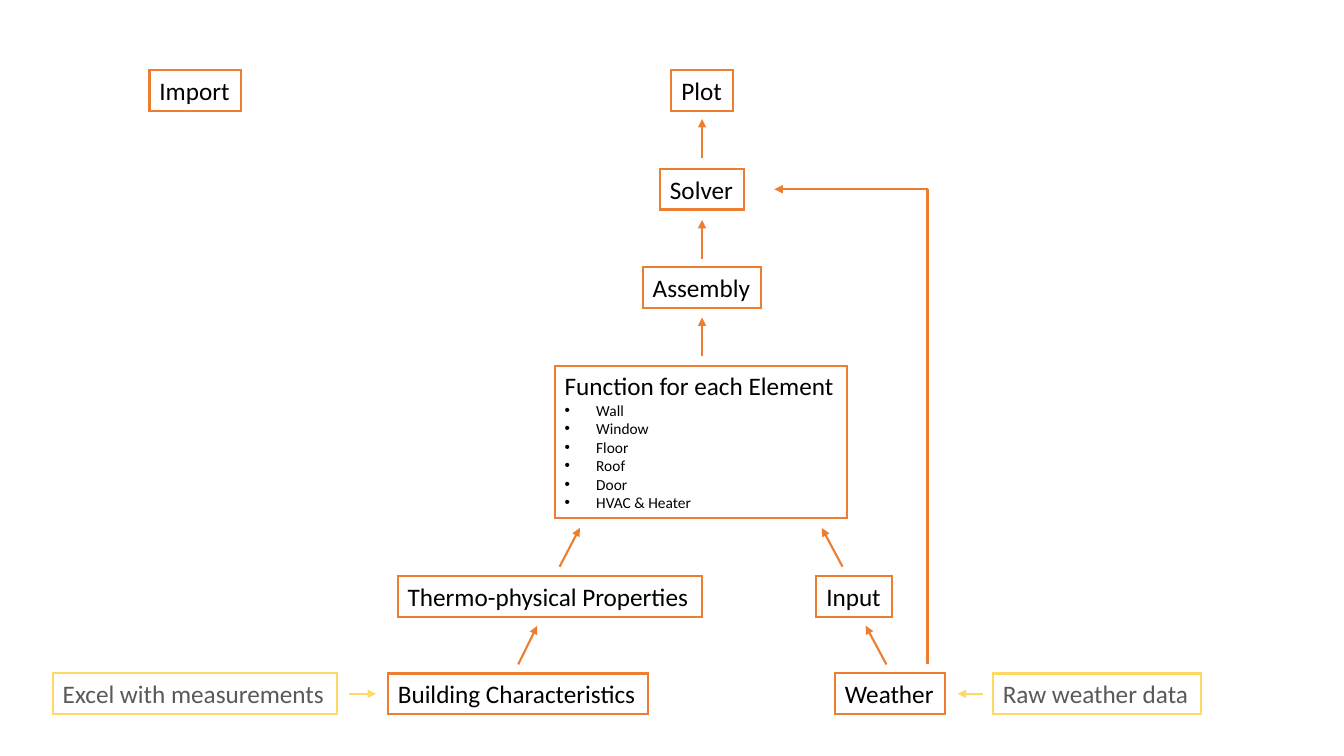
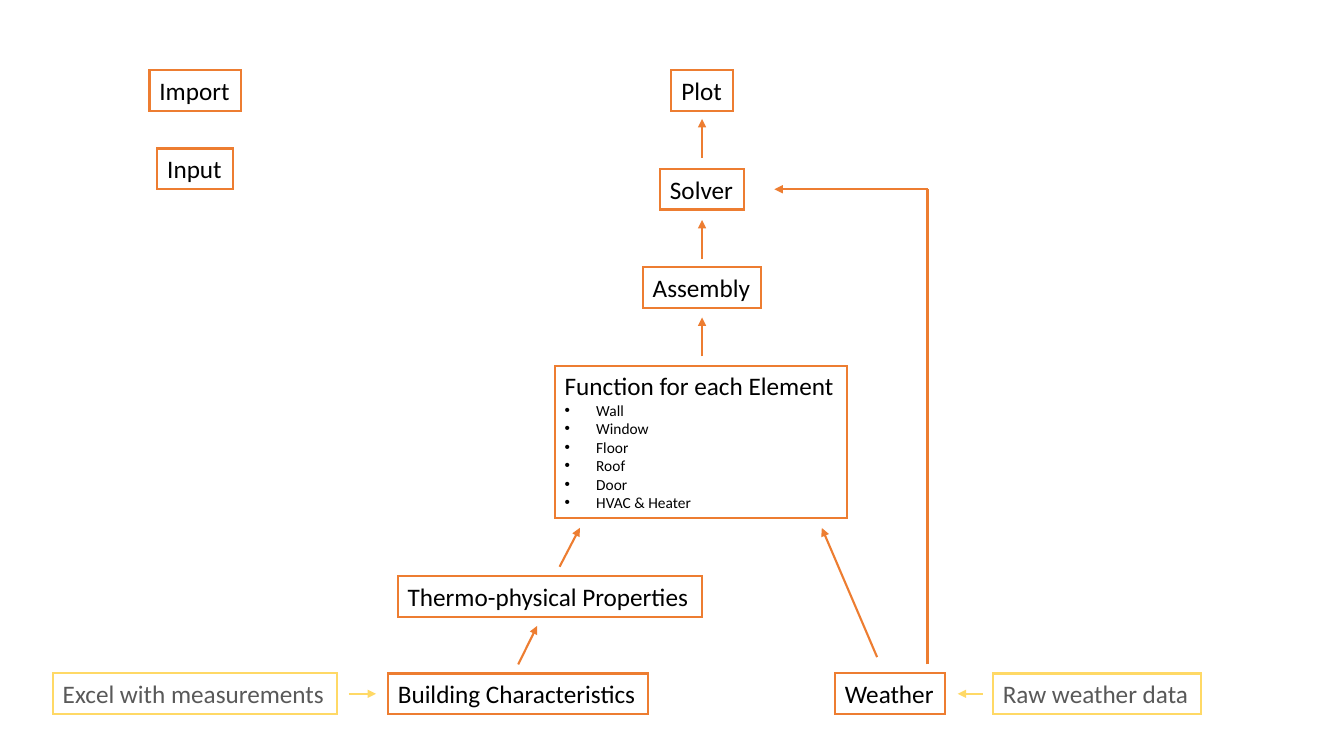
Before and after one commit to regevell/DMBEM-project, a slide deck: slide 1 of DMBEM_code_structure.pptx. Drawn at 1344x756 pixels with LibreOffice and Linux fonts; fonts in the diff are those of the drawing. Boxes give left, top, right and bottom in pixels: in the first picture for what was removed or moved away, otherwise in the second. Text is boxed around its words. In the diff, an @@ line names an element or a change of style, - is before the commit and + after.

```diff
--- a/DMBEM_code_structure.pptx
+++ b/DMBEM_code_structure.pptx
@@ rectangle "Input": place and size @@
-rectangle "Input" at <box>817,576,892,616</box>
+rectangle "Input" at <box>157,148,233,189</box>
@@ arrow moved from (843, 567) - (822, 528) to (877, 657) - (822, 528) @@
@@ arrow removed from (886, 664) to (866, 626) @@
```
Also in this commit, not shown: 5 other files.
